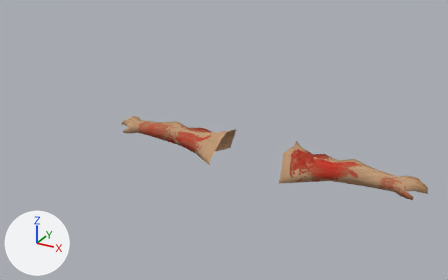
What one commit did to the Blender file Assets/Axtras/Models/Player/Arms/Player Arms Punch.blend.
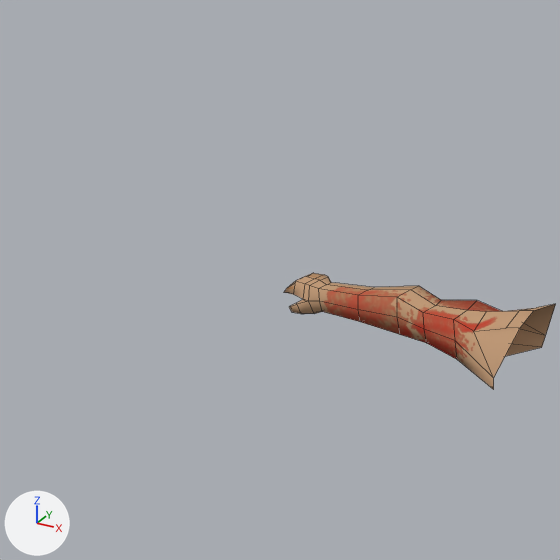
Each version is shown whole from a 50 mm camera at (11.44, -23.71, 26.24) aimed at (-2.05, 0.83, 13.97), then close up on the part from 0% to 53% of the width and 0% to 85% of the height. The lights are fixed; the arrows at lower left show +X, +Y and +Z. The close-ups show mesh edges as thin lines.

The first close-up shows 'Player Human Male'.
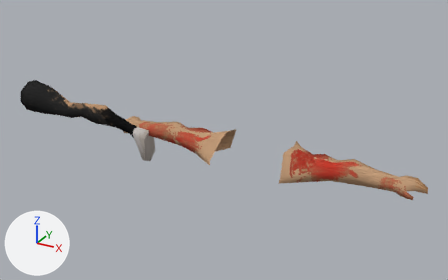
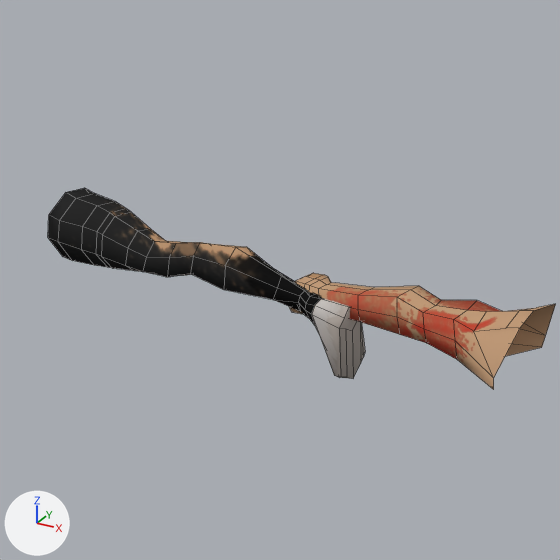
Pixel boxes (x1, y1, x2, y2) of what changed, in the close-ups (560 x 560 px):
'Human Leg', shown
    after: (48, 188, 365, 379)

Diff of the bpy script that builds the scene:
```diff
--- a/Assets/Axtras/Models/Player/Arms/Player Arms Punch.blend.py
+++ b/Assets/Axtras/Models/Player/Arms/Player Arms Punch.blend.py
@@ ob_human_leg @@
 ob_human_leg.rotation_euler = (-0.221, 2.809, 1.446)  # degrees (-13, 161, 83)
-ob_human_leg.hide_set(True)
```
